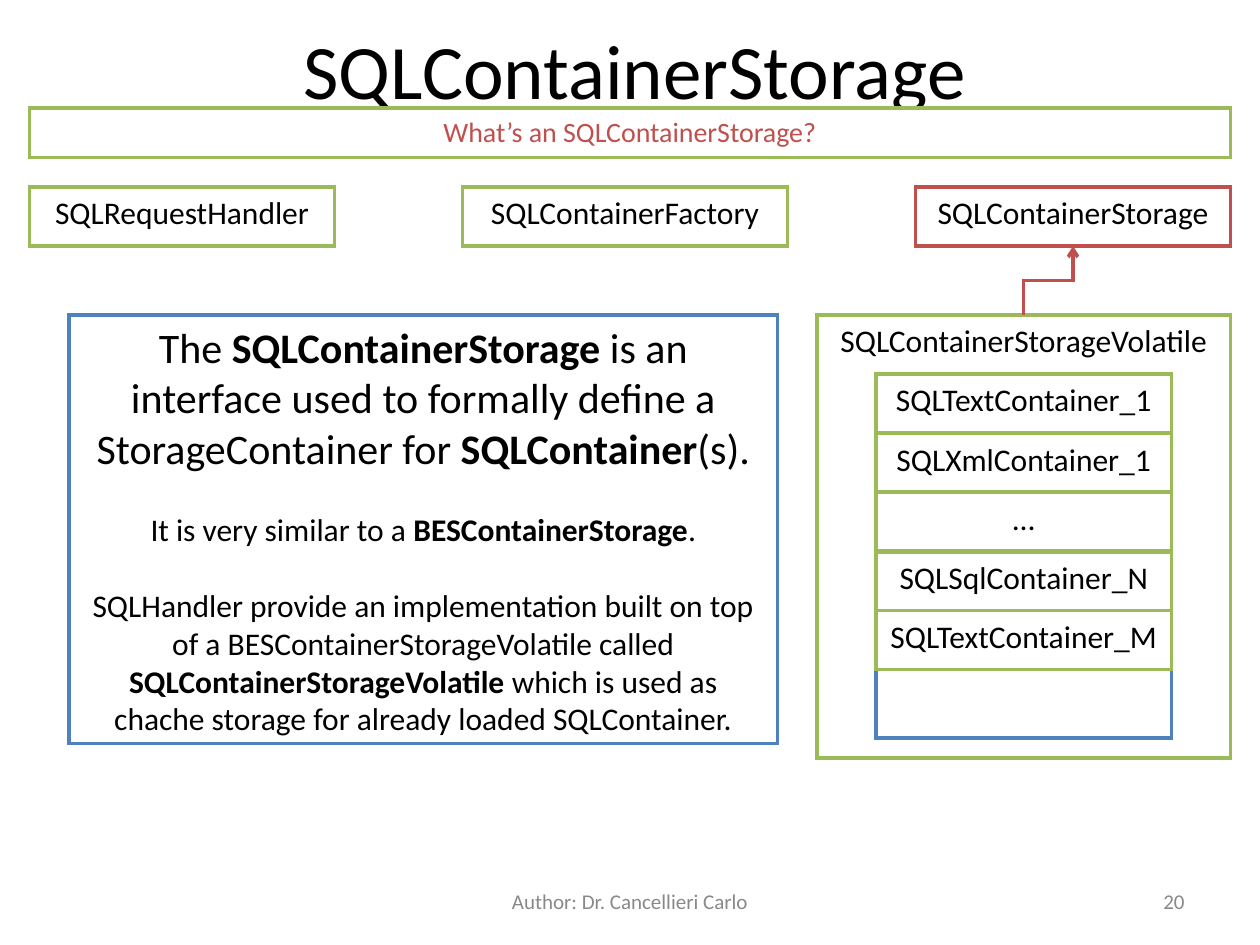
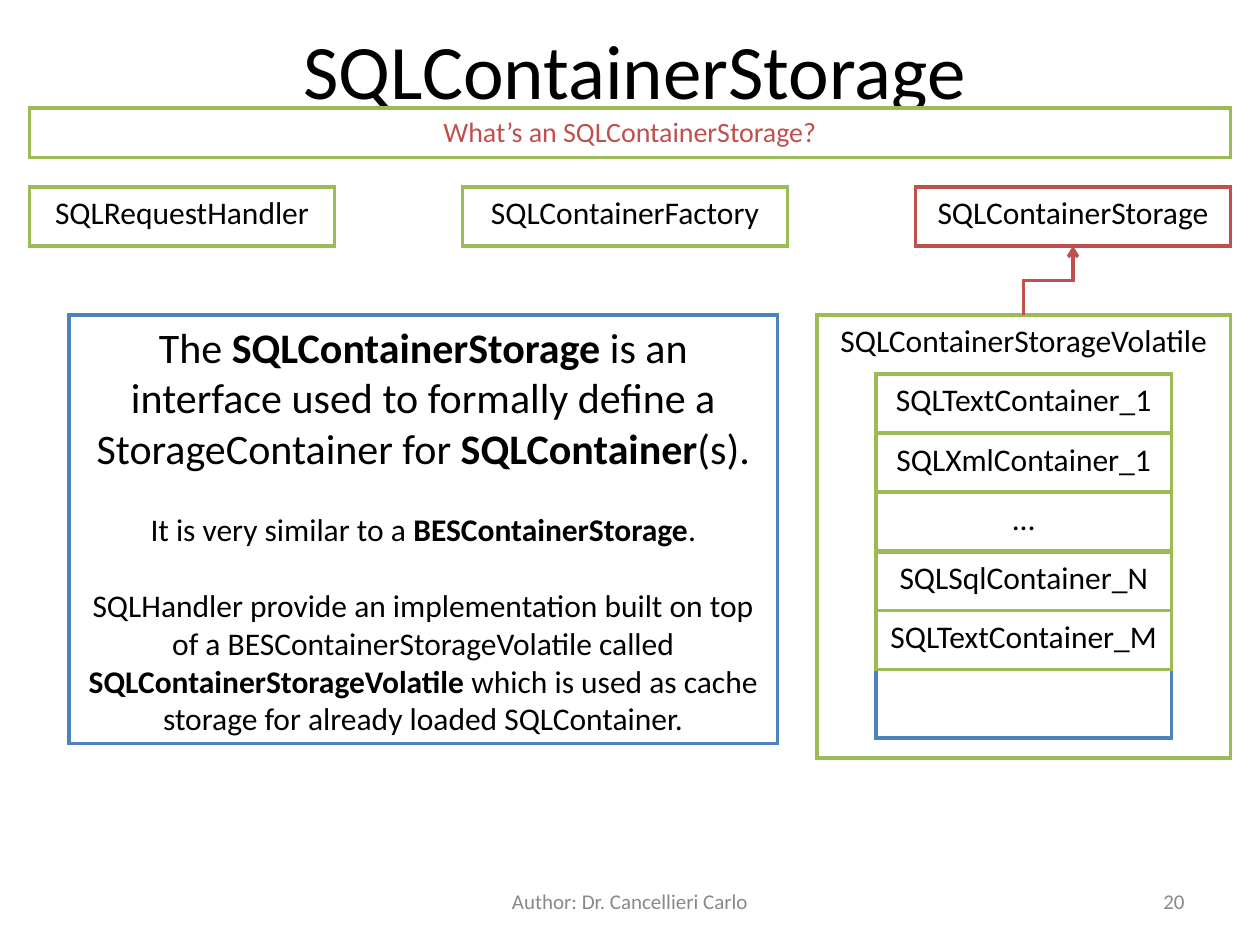
Before and after one commit to OPENDAP/sql_handler, a slide deck: slide 20 of docs/SqlHandler.ppt. Drawn at 1260x945 pixels with LibreOffice and Linux fonts; fonts in the diff are those of the drawing. Boxes give left, top, right and bottom in pixels: in the first picture for what was removed or moved away, otherwise in the second. Text is boxed around its words. In the diff, an @@ line names an element or a change of style, - is before the commit and + after.

```diff
--- a/docs/SqlHandler.ppt
+++ b/docs/SqlHandler.ppt
@@ text in rectangle at <box>89,595,758,736</box>: text changed @@
-SQLHandler provide an implementation built on top of a BESContainerStorageVolatile called SQLContainerStorageVolatile which is used as chache storage for already loaded SQLContainer.
+SQLHandler provide an implementation built on top of a BESContainerStorageVolatile called SQLContainerStorageVolatile which is used as cache storage for already loaded SQLContainer.
```
Also in this commit, not shown: 17 other slides changed, 6 other files.
